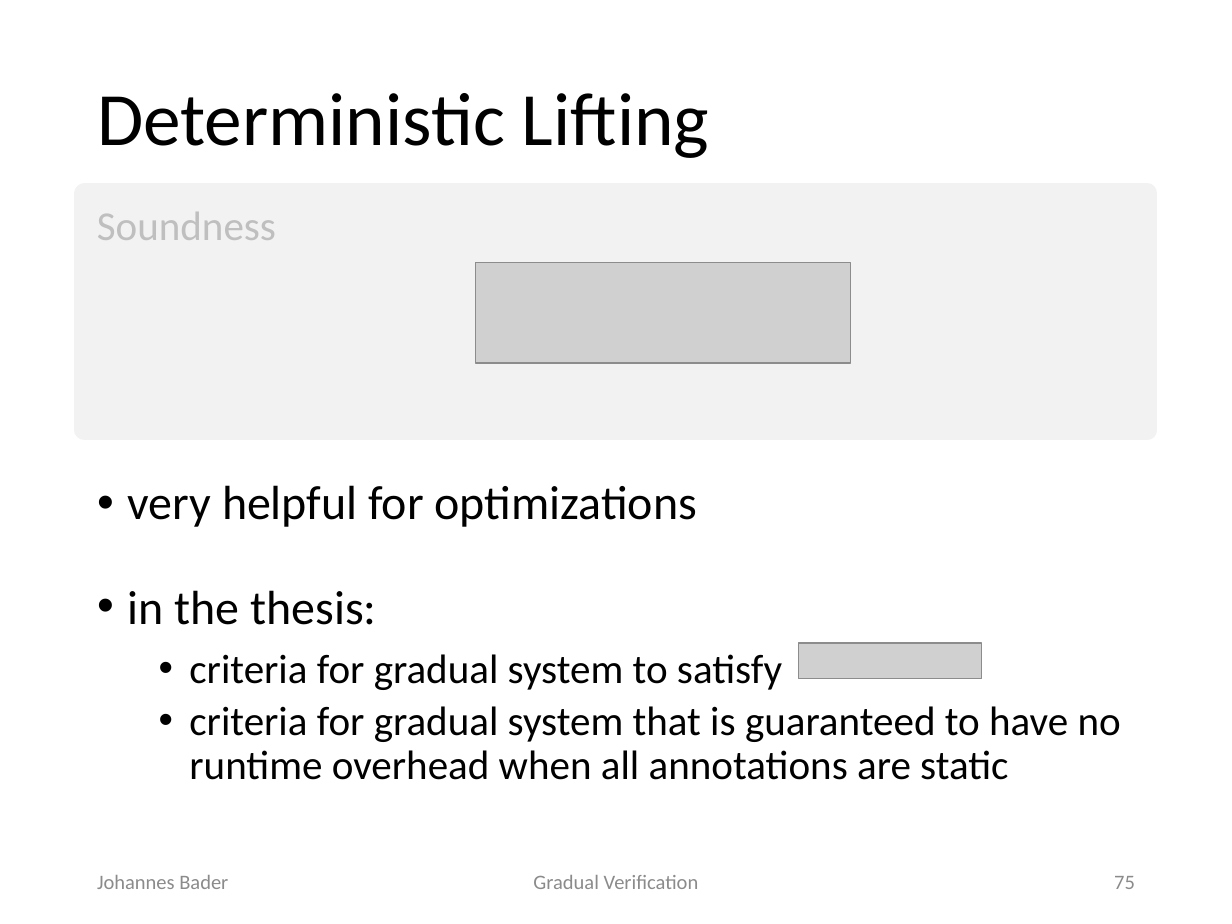
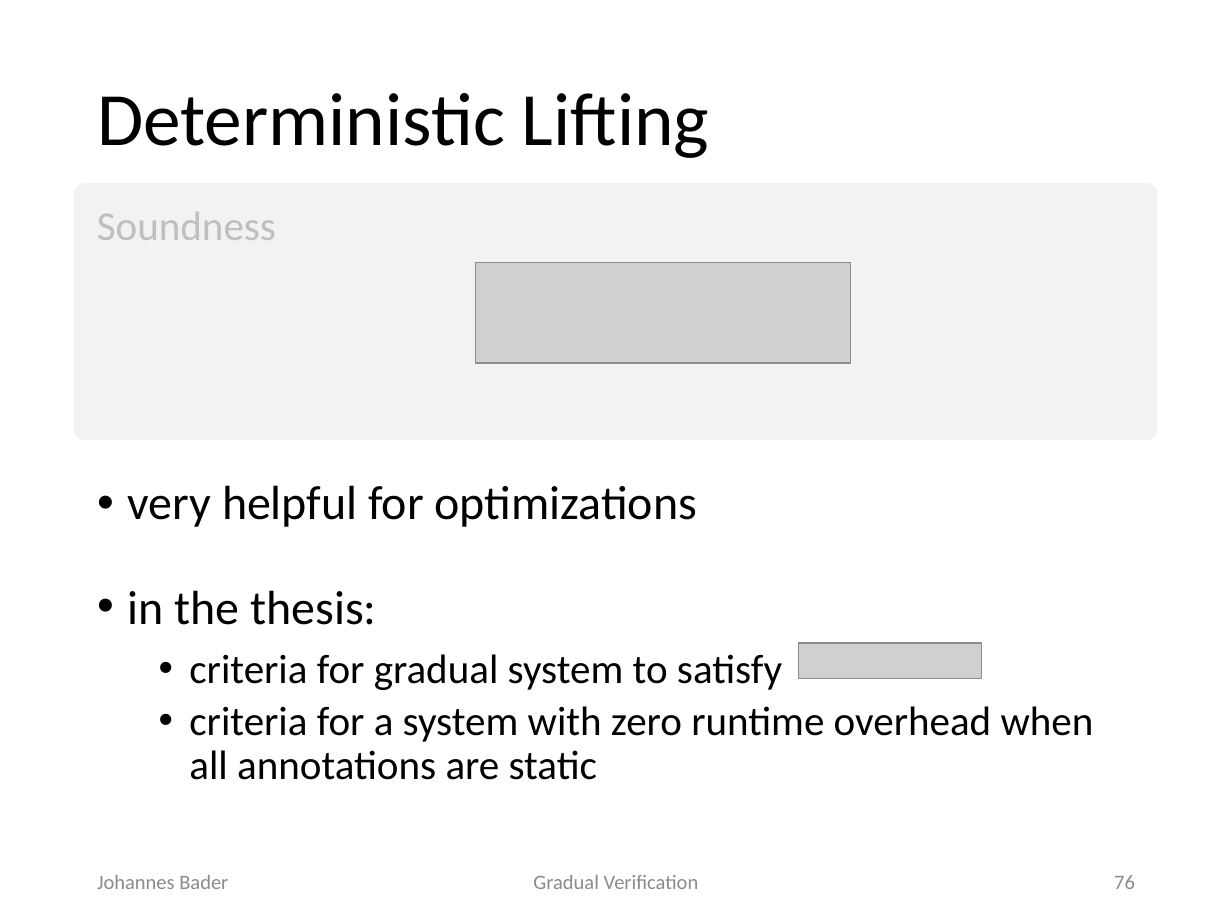
Before and after one commit to olydis/GradVerThesis, a slide deck: slide 76 of presentation/PLunch.pptx (slide 75 before the commit). Drawn at 1232x924 pixels with LibreOffice and Linux fonts; fonts in the diff are those of the drawing; grey boxes stand for pictures. Boxes give left, top, right and bottom in pixels: in the first picture for what was removed or moved away, otherwise in the second. Text is boxed around its words. In the diff, an @@ line names an element or a change of style, - is before the commit and + after.

```diff
--- a/presentation/PLunch.pptx
+++ b/presentation/PLunch.pptx
@@ text at [189, 706, 1094, 780]: text changed @@
-  • criteria for gradual system that is guaranteed to have no runtime overhead when all annotations are static
+  • criteria for a system with zero runtime overhead when all annotations are static
@@ page number at [1114, 875, 1135, 889]: text changed @@
-75
+76
```
Also in this commit, not shown: 9 other slides changed, 2 slides added, 1 slide removed.
